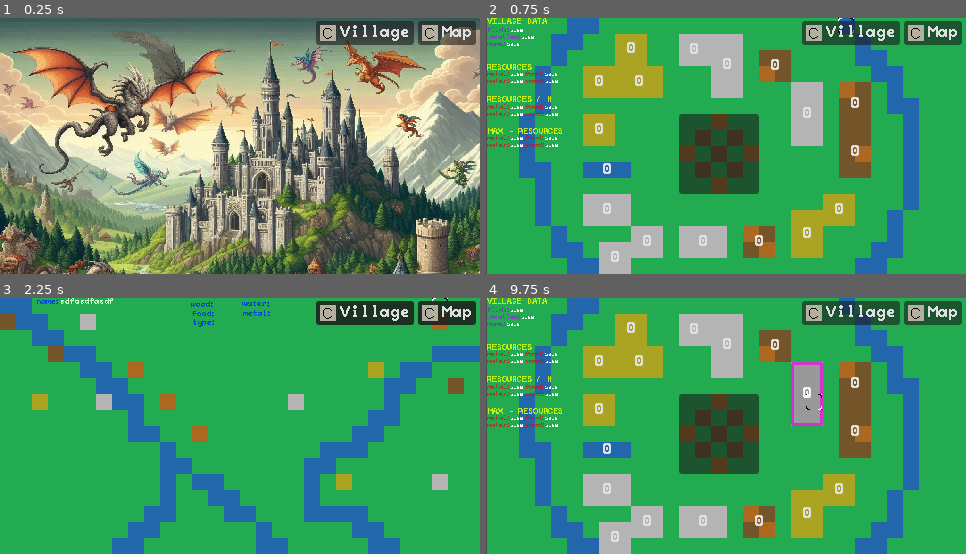
Above: before the commit, frames 1-4 (two rows, left to right).
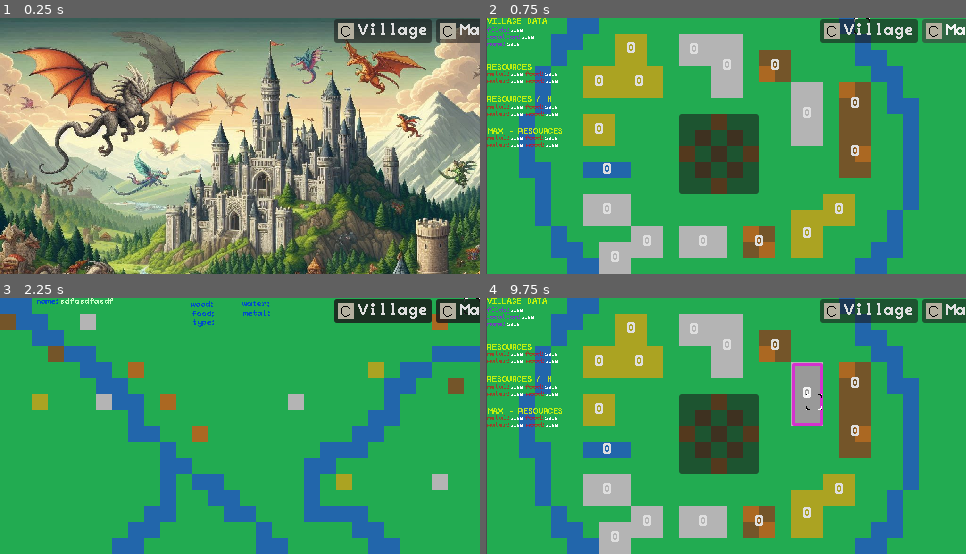
Above: after the commit, the same moments.

Repository: erperezm/travianami
Game: Godot game, scene res://scenes/travianami.tscn
Same seed, same stepped clock (60 frames per second), same inputs: the game is played once before the commit and once after it.
Inputs (mouse positions are in pixels of both pictures, inside the frame that each line leads up to):
- Up to frame 1 (0.25 s): no input
- Up to frame 2 (0.75 s): click "Village" at 0.5 s
- Up to frame 3 (2.25 s): click "Village" at 1.25 s; click "Map" at 2 s
- Up to frame 4 (9.75 s): click "Village" at 2.75 s; click (721, 433) at 3.5 s; click "Village" at 4.25 s; click "0" at 5 s; click "0" at 5.75 s; click "0" at 6.5 s; click "0" at 7.25 s; click "0" at 8 s; click "0" at 8.75 s; click "0" at 9.5 s

The runs differ from the first frame. In frame 1, 2.0% of the frame differs, in the area x 65-100%, y 0-11%; in frame 2, 2.1%; in frame 3, 2.1%; in frame 4, 2.2%, in the area x 49-100%, y 0-50%.

Commit message:
refactor(ui): Adjust layout offsets for MenuUI and VillageView for improved alignment

Diff:
--- a/scenes/menu_ui.tscn
+++ b/scenes/menu_ui.tscn
@@ -8,30 +8,15 @@
 
 [node name="Control" type="Control" parent="."]
 layout_mode = 3
-anchors_preset = 15
-anchor_right = 1.0
-anchor_bottom = 1.0
-offset_top = 1.0
-offset_right = -465.0
-offset_bottom = -248.0
-grow_horizontal = 2
-grow_vertical = 2
+anchors_preset = 0
+mouse_default_cursor_shape = 13
 
 [node name="MarginContainer" type="MarginContainer" parent="Control"]
 layout_mode = 1
-anchors_preset = 15
-anchor_right = 1.0
-anchor_bottom = 1.0
-offset_left = 284.0
-offset_top = -14.0
-offset_right = 493.0
-offset_bottom = 51.0
-grow_horizontal = 2
-grow_vertical = 2
-theme_override_constants/margin_left = 32
-theme_override_constants/margin_top = 16
-theme_override_constants/margin_right = 32
-theme_override_constants/margin_bottom = 32
+offset_left = 334.0
+offset_top = 1.0
+offset_right = 480.0
+offset_bottom = 33.0
 
 [node name="HBoxContainer" type="HBoxContainer" parent="Control/MarginContainer"]
 layout_mode = 2
--- a/scenes/village_view.tscn
+++ b/scenes/village_view.tscn
@@ -465,8 +465,8 @@
 
 [node name="field6" type="Button" parent="field"]
 clip_contents = true
-offset_left = 305.0
-offset_top = 64.0
+offset_left = 306.0
+offset_top = 65.0
 offset_right = 337.0
 offset_bottom = 128.0
 mouse_filter = 1
@@ -480,9 +480,9 @@
 [node name="field7" type="Button" parent="field"]
 clip_contents = true
 offset_left = 225.0
-offset_top = 15.0
+offset_top = 16.0
 offset_right = 257.0
-offset_bottom = 79.0
+offset_bottom = 80.0
 mouse_filter = 1
 mouse_default_cursor_shape = 2
 theme = ExtResource("5_m6pbj")
